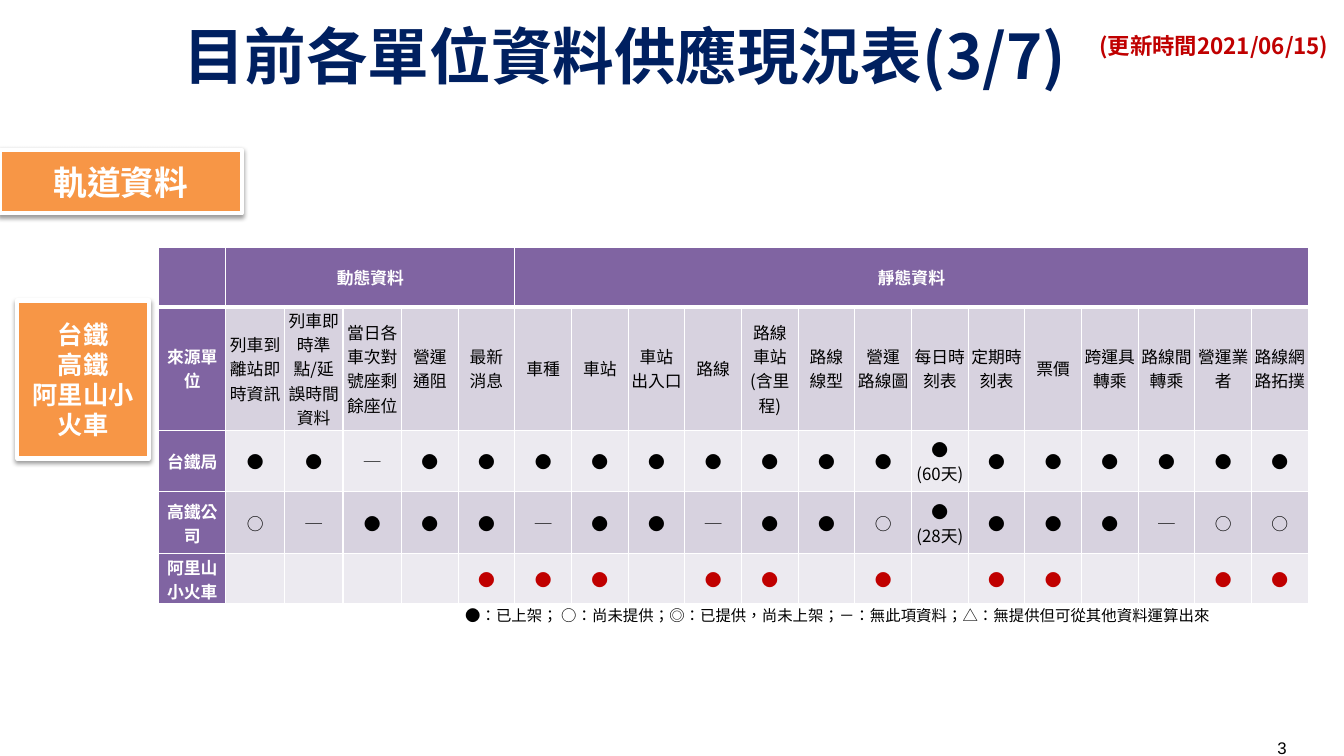
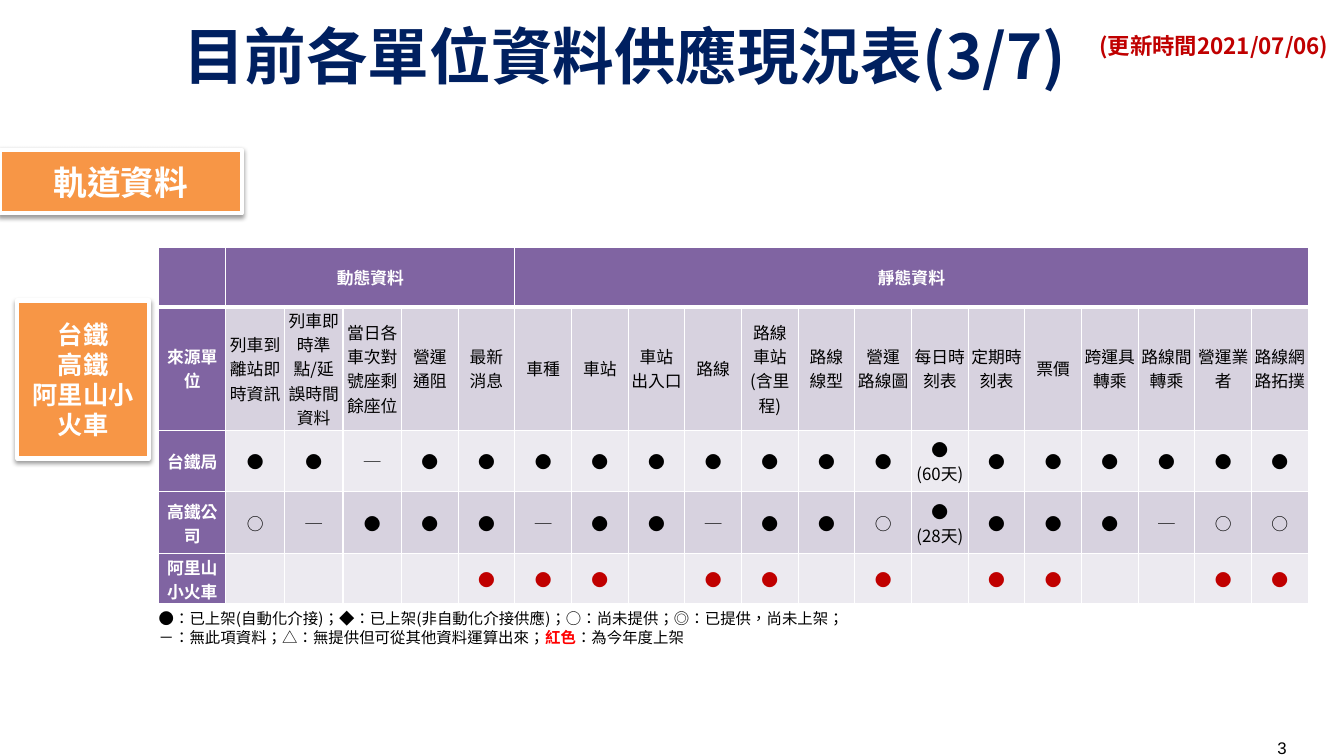
Before and after one commit to ptxmotc/data-provide-status, a slide deck: slide 3 of 各單位資料供應現況表.pptx. Drawn at 1344x756 pixels with LibreOffice and Linux fonts; fonts in the diff are those of the drawing; background and template pictures are left out. Boxes give left, top, right and bottom in pixels: in the first picture for what was removed or moved away, otherwise in the second. Text is boxed around its words. In the diff, an @@ line names an element or a change of style, - is before the commit and + after.

```diff
--- a/各單位資料供應現況表.pptx
+++ b/各單位資料供應現況表.pptx
@@ text at (1100,35,1329,59): text changed @@
-(更新時間2021/06/15)
+(更新時間2021/07/06)
@@ text at (159,611,844,645): text changed @@
-●：已上架； ○：尚未提供；◎：已提供，尚未上架；－：無此項資料；△：無提供但可從其他資料運算出來
+●：已上架(自動化介接)；◆：已上架(非自動化介接供應)；○：尚未提供；◎：已提供，尚未上架；
+－：無此項資料；△：無提供但可從其他資料運算出來；紅色：為今年度上架
```
Also in this commit, not shown: 8 other slides changed.
